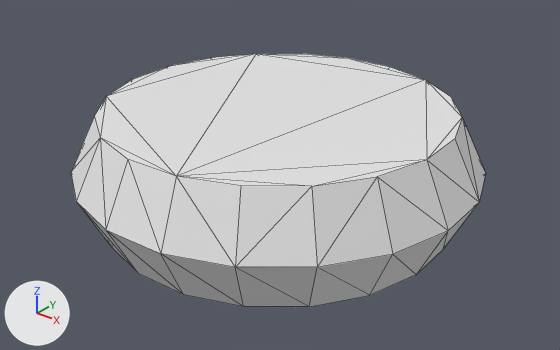
Two versions of the OBJ model blend/export/models/water-sprinkler-3x3_animated.obj, one commit apart.
The view is the same before and after, from a 50 mm lens placed at (0.608, -0.756, 1.461), pointed at (0.0, 0.004, 0.99). The lights are fixed; the arrows at lower left show +X, +Y and +Z. The older version comes first. Mesh edges are drawn as thin lines. Where no turn or scale is listed for an object, it has been applied to the vertices.

The scene before the commit, as lines of its bpy script (objects in view):
```python
me_animated_004 = bpy.data.meshes.new('animated.004')
me_animated_004.from_pydata(...)  # 60 vertices, 98 faces; spans x -0.276..0.276, y -0.276..0.276, z 0.939..1.093
ob_animated_004 = bpy.data.objects.new('animated.004', me_animated_004)
ob_animated_004.location = (0.0, 0.0, 0.0)
```
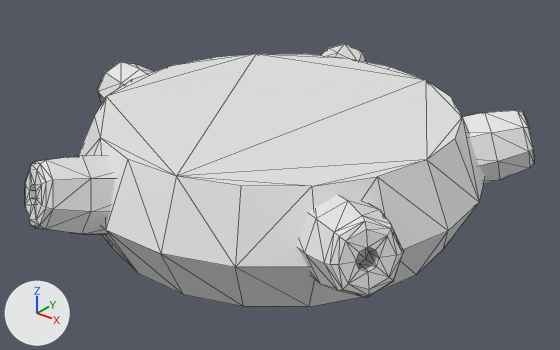
Pixel boxes (x1, y1, x2, y2) of what changed, in the pictures (560 x 350 px):
'animated.004', reshaped (23% wider): before (71, 54, 486, 307); after (25, 44, 535, 307)
part 1 of me_animated_004, added: after (97, 61, 154, 103)
part 2 of me_animated_004, added: after (25, 155, 115, 234)
part 3 of me_animated_004, added: after (298, 195, 404, 298)
part 4 of me_animated_004, added: after (462, 110, 535, 184)
part 5 of me_animated_004, added: after (321, 44, 367, 62)

What the commit changed:
me_animated_004 is used by ob_animated_004; location (0.0, 0.0, 0.0).
me_animated_004 had 60 vertices, 98 faces and spanned x -0.276..0.276, y -0.276..0.276, z 0.939..1.093.
me_animated_004 now has 340 vertices, 608 faces and spans x -0.342..0.29, y -0.33..0.33, z 0.939..1.093.
me_animated_004 part 1: a new loose piece of 56 vertices spanning x -0.342..-0.155, y -0.052..0.052, z 0.958..1.093.
me_animated_004 part 2: a new loose piece of 56 vertices spanning x -0.14..-0.003, y -0.33..-0.14, z 0.958..1.093.
me_animated_004 part 3: a new loose piece of 56 vertices spanning x 0.106..0.29, y -0.225..-0.057, z 0.958..1.093.
me_animated_004 part 4: a new loose piece of 56 vertices spanning x 0.106..0.29, y 0.057..0.225, z 0.958..1.093.
me_animated_004 part 5: a new loose piece of 56 vertices spanning x -0.14..-0.003, y 0.14..0.33, z 0.958..1.093.
